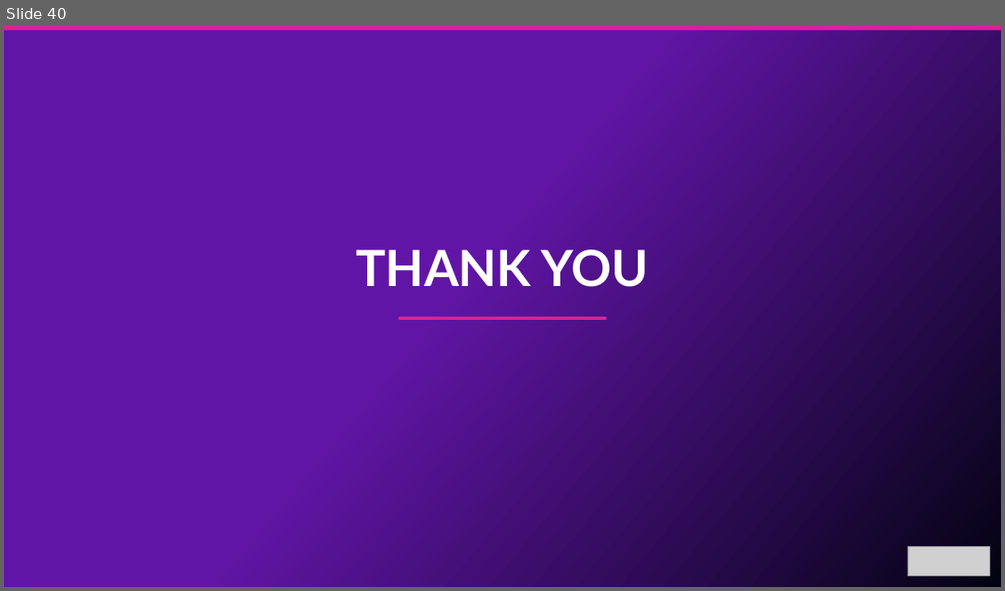
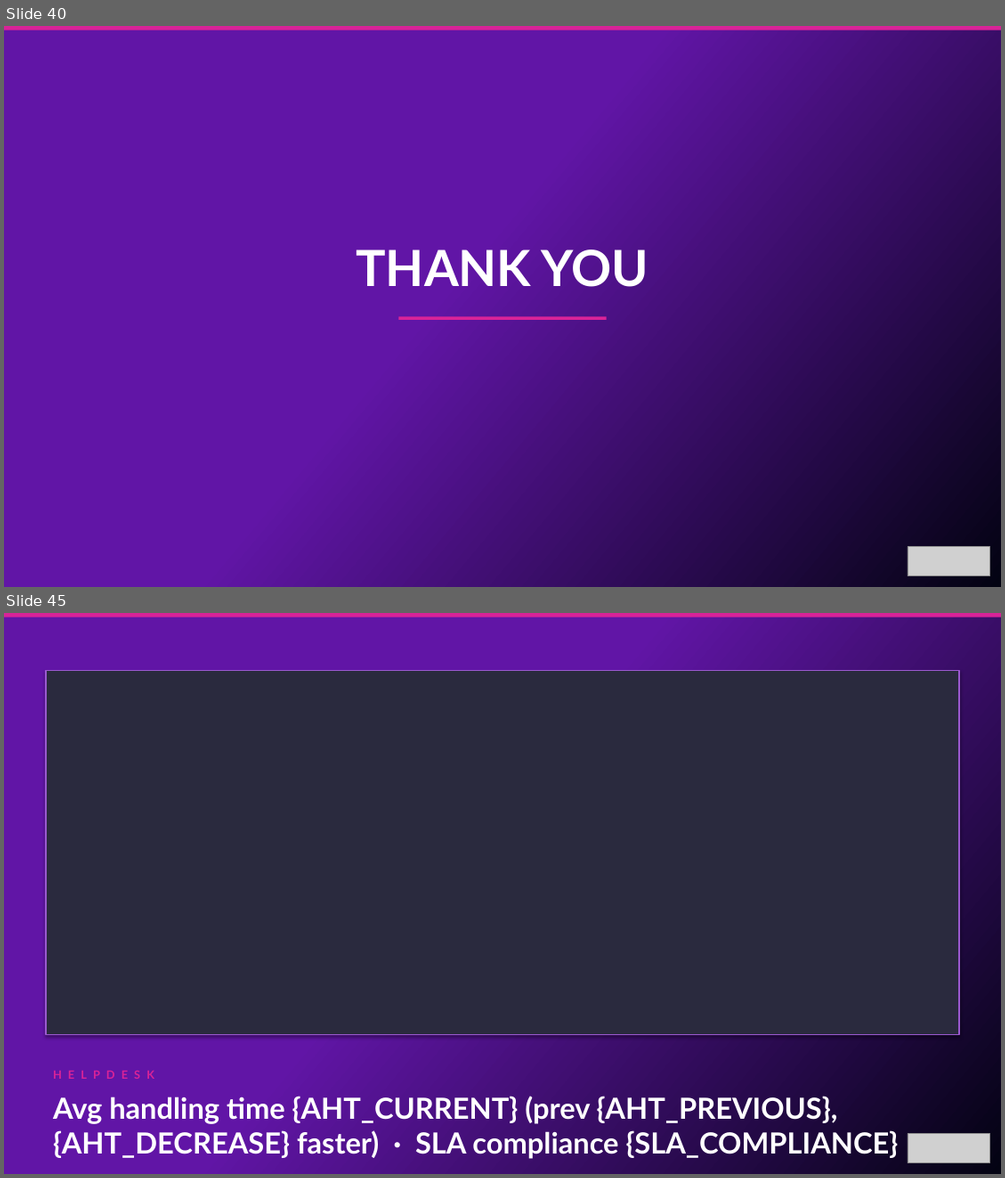
Before and after one commit to oresanniowo-beep/EBR-Gen-v2, a slide deck: EBR_Template.pptx. Shown one above the other, each under a label of ours: slide 40 before the commit, slides 40 and 45 after it; the slides between them are not shown. The pictures are 1005x591 and 1005x1178 pixels, drawn with LibreOffice and Linux fonts; fonts in the diff are those of the drawing; grey boxes stand for pictures. Boxes give left, top, right and bottom in pixels: in the first picture for what was removed or moved away, otherwise in the second. Text is boxed around its words. In the diff, an @@ line names an element or a change of style, - is before the commit and + after.

```diff
--- a/EBR_Template.pptx
+++ b/EBR_Template.pptx
@@ slide 45 added at (x1=4, y1=613, x2=1001, y2=1174), background gradient #6115A6 to #030312 @@
@@ rectangle added at (x1=4, y1=613, x2=1001, y2=617), fill #D92398 @@
@@ rectangle added at (x1=46, y1=671, x2=960, y2=1035), fill #2A2A3E, outline #9B59D0 1.5 pt @@
@@ text added at (x1=46, y1=1064, x2=960, y2=1087), 11 pt, text #D92398, bold @@
+HELPDESK
@@ text added at (x1=53, y1=1095, x2=898, y2=1159), 28 pt, text #FFFFFF, bold @@
+Avg handling time {AHT_CURRENT} (prev {AHT_PREVIOUS}, {AHT_DECREASE} faster) · SLA compliance {SLA_COMPLIANCE}
@@ picture added at (x1=907, y1=1134, x2=989, y2=1163) @@
```
Also in this commit, not shown: 1 slide changed, 4 other slides added.
